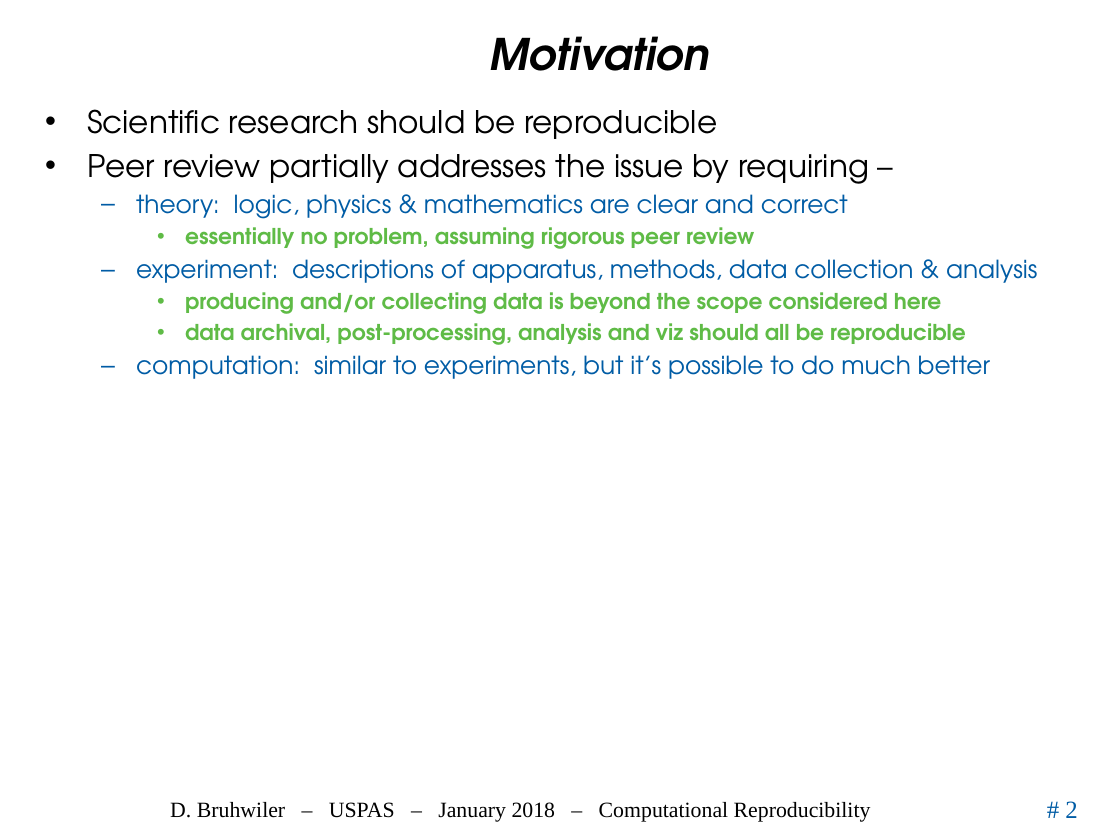
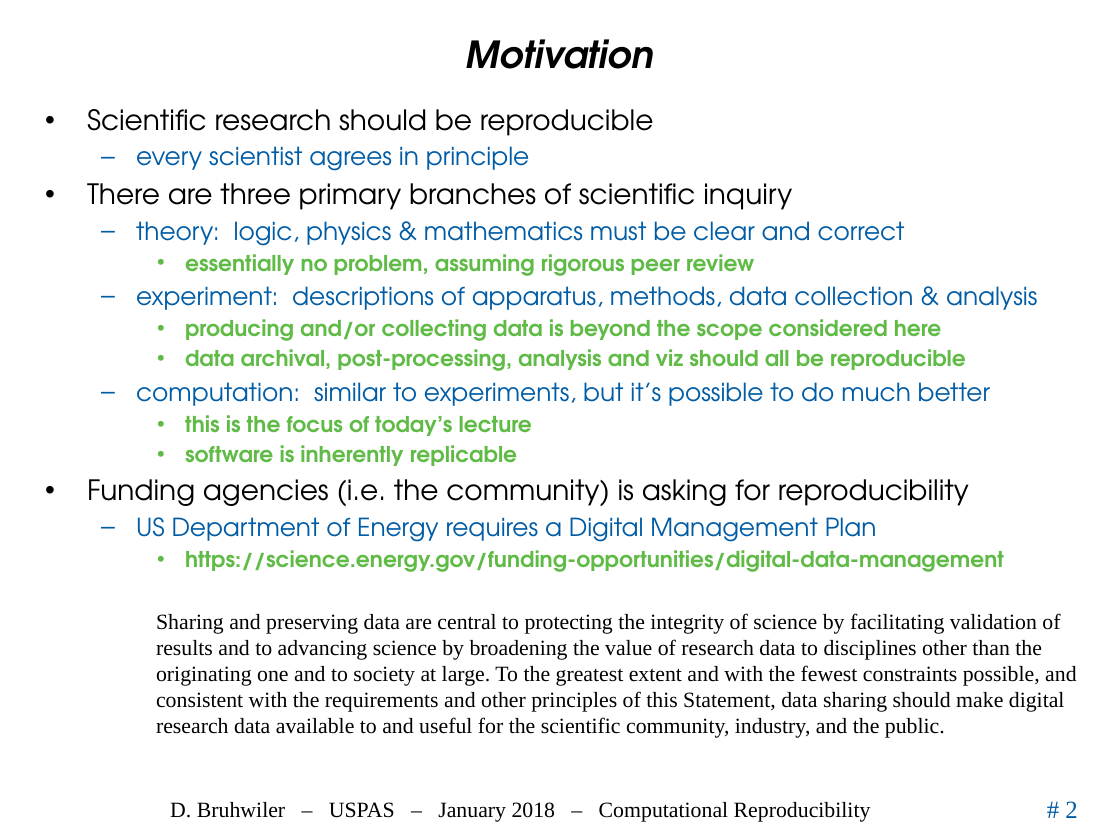
Before and after one commit to uspas/simbeamplasma18, a slide deck: slide 2 of computational_reproducibility/lecture/2018_ComputationalReproducibility_Bruhwiler_USPAS.pptx. Drawn at 1120x840 pixels with LibreOffice and Linux fonts; fonts in the diff are those of the drawing; background and template pictures are left out. Boxes give left, top, right and bottom in pixels: in the first picture for what was removed or moved away, otherwise in the second. Text is boxed around its words. In the diff, an @@ line names an element or a change of style, - is before the commit and + after.

Commit message:
latest version

```diff
--- a/computational_reproducibility/lecture/2018_ComputationalReproducibility_Bruhwiler_USPAS.pptx
+++ b/computational_reproducibility/lecture/2018_ComputationalReproducibility_Bruhwiler_USPAS.pptx
@@ title "Motivation": place and size @@
-title "Motivation" at (490, 36, 710, 71)
+title "Motivation" at (466, 39, 655, 69)
@@ title "Motivation" at (466, 39, 655, 69): size 28 to 24 pt @@
@@ text at (87, 109, 654, 136): size 20 to 18 pt in "Scientific research should be reproducible" @@
@@ text at (87, 146, 905, 246): text changed @@
-• Peer review partially addresses the issue by requiring –
-  – theory: logic, physics & mathematics are clear and correct
+  – every scientist agrees in principle
+• There are three primary branches of scientific inquiry
+  – theory: logic, physics & mathematics must be clear and correct
@@ text at (87, 415, 1004, 572): paragraphs added @@
+    • this is the focus of today’s lecture
+    • software is inherently replicable
+• Funding agencies (i.e. the community) is asking for reproducibility
+  – US Department of Energy requires a Digital Management Plan
+    • https://science.energy.gov/funding-opportunities/digital-data-management
@@ text added at (156, 613, 1076, 738), 14 pt, text #000000 @@
+Sharing and preserving data are central to protecting the integrity of science by facilitating validation of results and to advancing science by broadening the value of research data to disciplines other than the originating one and to society at large. To the greatest extent and with the fewest constraints possible, and consistent with the requirements and other principles of this Statement, data sharing should make digital research data available to and useful for the scientific community, industry, and the public.
```
Also in this commit, not shown: 8 other slides changed, 2 slides added.
